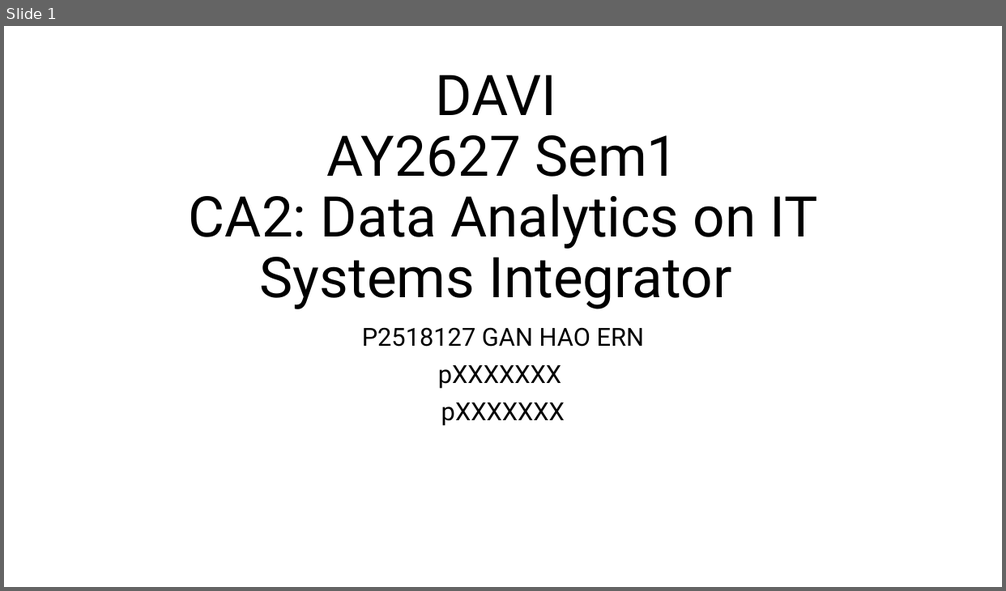
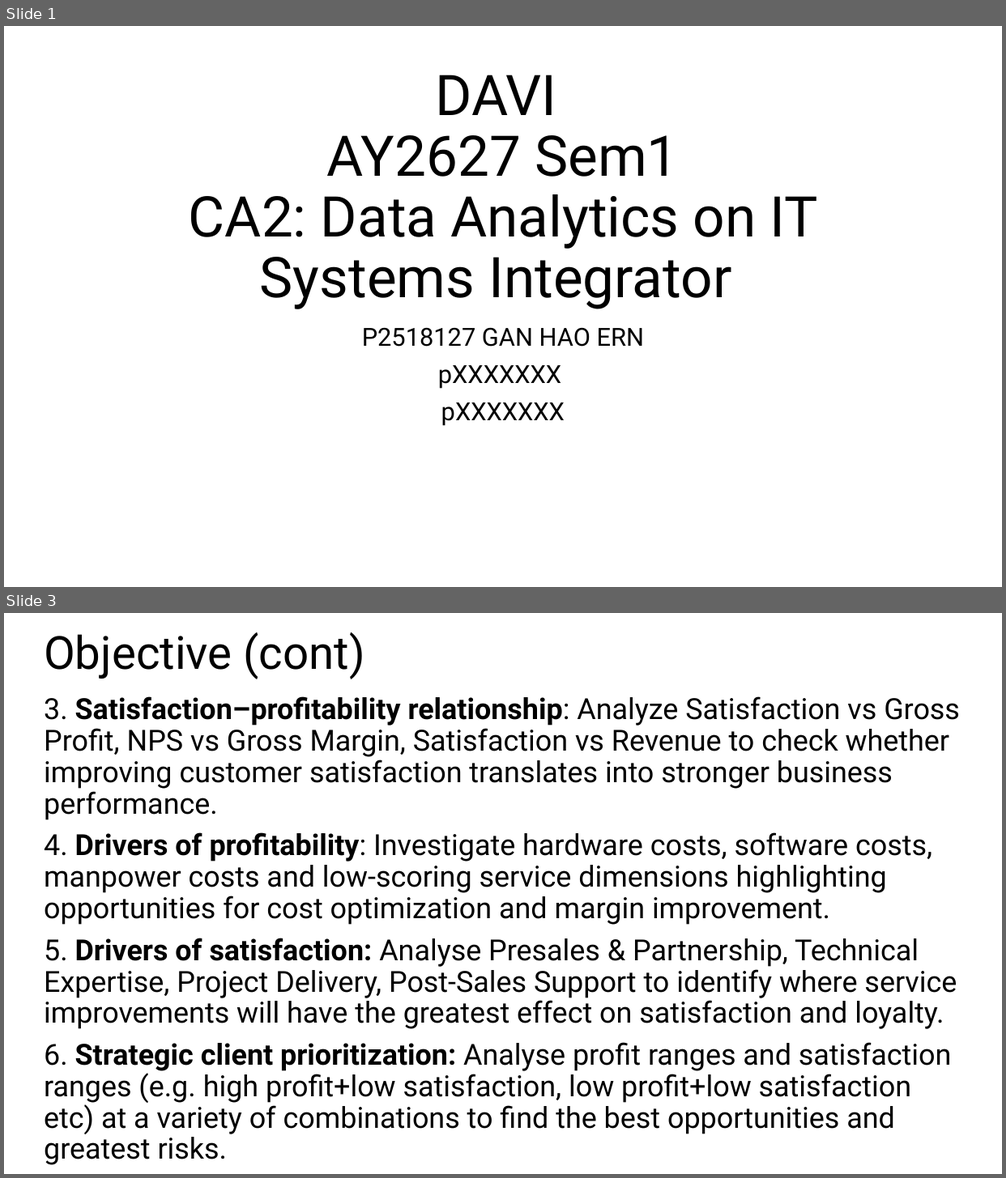
Before and after one commit to noodlebatteries124/DAVI-CA2, a slide deck: DAVICA2.pptx. Shown one above the other, each under a label of ours: slide 1 before the commit, slides 1 and 3 after it; the slides between them are not shown. The pictures are 1006x591 and 1006x1178 pixels, drawn with LibreOffice and Linux fonts; fonts in the diff are those of the drawing. Boxes give left, top, right and bottom in pixels: in the first picture for what was removed or moved away, otherwise in the second. Text is boxed around its words. In the diff, an @@ line names an element or a change of style, - is before the commit and + after.

```diff
--- a/DAVICA2.pptx
+++ b/DAVICA2.pptx
@@ slide 3 added at (4, 613, 1002, 1174), background #FFFFFF @@
@@ title added at (44, 632, 365, 679), 44 pt, text #000000 @@
+Objective (cont)
@@ text added at (44, 696, 960, 1165), 28 pt, text #000000 @@
+3. Satisfaction–profitability relationship: Analyze Satisfaction vs Gross Profit, NPS vs Gross Margin, Satisfaction vs Revenue to check whether improving customer satisfaction translates into stronger business performance.
+4. Drivers of profitability: Investigate hardware costs, software costs, manpower costs and low-scoring service dimensions highlighting opportunities for cost optimization and margin improvement.
+5. Drivers of satisfaction: Analyse Presales & Partnership, Technical Expertise, Project Delivery, Post-Sales Support to identify where service improvements will have the greatest effect on satisfaction and loyalty.
+6. Strategic client prioritization: Analyse profit ranges and satisfaction ranges (e.g. high profit+low satisfaction, low profit+low satisfaction etc) at a variety of combinations to find the best opportunities and greatest risks.
```
Also in this commit, not shown: 1 slide changed, 1 slide removed, 3 other files.
